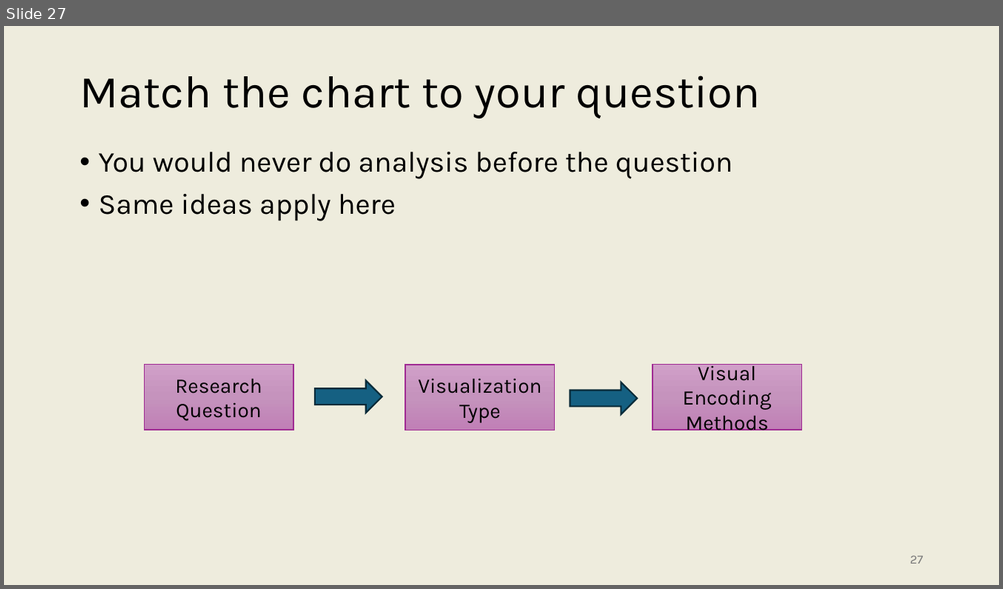
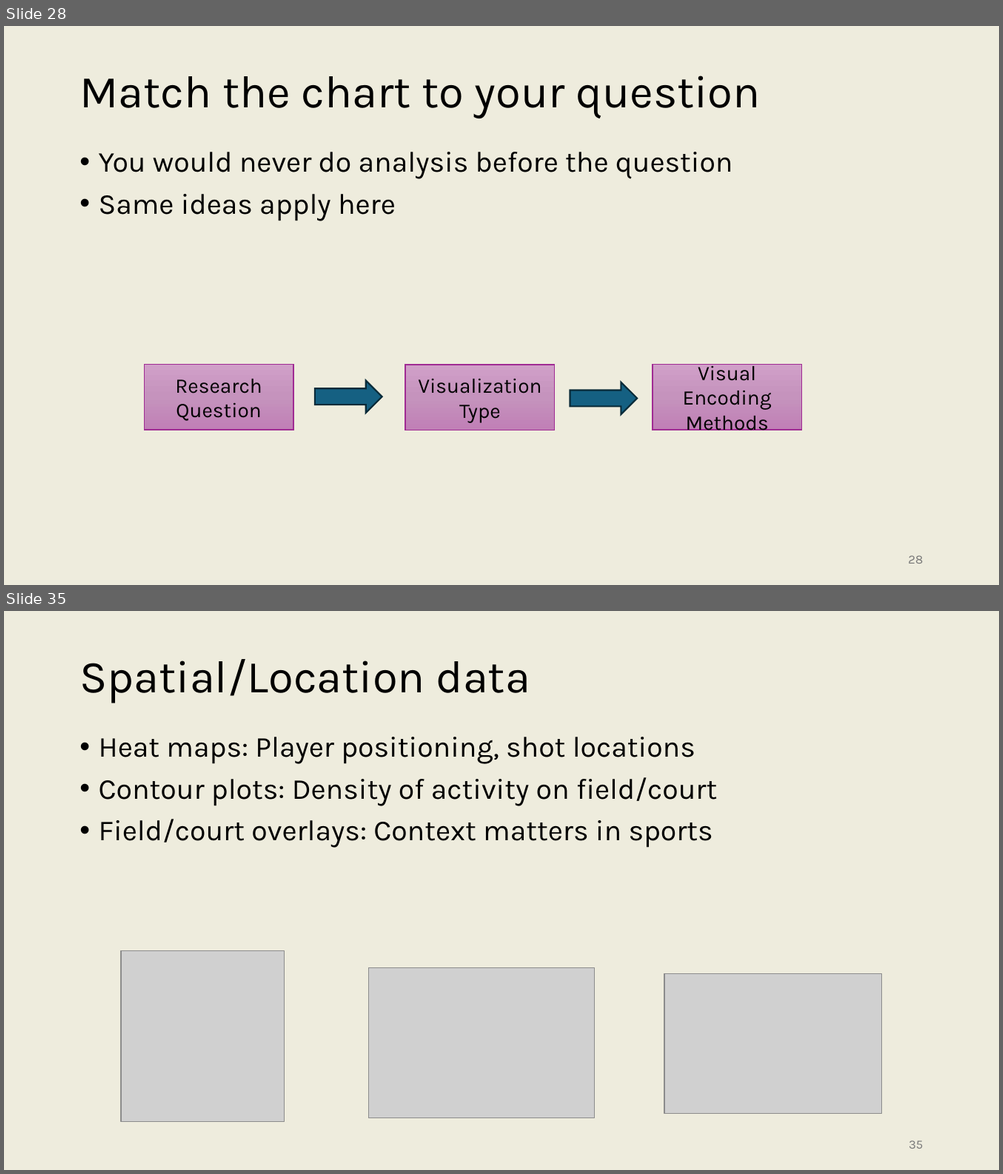
Before and after one commit to onishisaryu/HES-3000-Sports-Data-Analytics, a slide deck: pptx/Lecture7.pptx. Shown one above the other, each under a label of ours: slide 27 before the commit, slides 28 and 35 after it; the slides between them are not shown. The pictures are 1003x589 and 1003x1174 pixels, drawn with LibreOffice and Linux fonts; fonts in the diff are those of the drawing; grey boxes stand for pictures. Boxes give left, top, right and bottom in pixels: in the first picture for what was removed or moved away, otherwise in the second. Text is boxed around its words. In the diff, an @@ line names an element or a change of style, - is before the commit and + after.

```diff
--- a/pptx/Lecture7.pptx
+++ b/pptx/Lecture7.pptx
@@ slide 35 added at (x1=4, y1=611, x2=999, y2=1170), background #EEECDD @@
@@ title added at (x1=79, y1=659, x2=530, y2=703), 44 pt, text #000000 @@
+Spatial/Location data
@@ text added at (x1=99, y1=737, x2=717, y2=848), 28 pt, text #000000 @@
+• Heat maps: Player positioning, shot locations
+• Contour plots: Density of activity on field/court
+• Field/court overlays: Context matters in sports
@@ picture added at (x1=121, y1=951, x2=284, y2=1122) @@
@@ picture added at (x1=368, y1=968, x2=594, y2=1119) @@
@@ picture added at (x1=664, y1=974, x2=882, y2=1115) @@
@@ page number added at (x1=908, y1=1141, x2=922, y2=1149), 12 pt, text #797979 @@
+35
@@ what was slide 27 is now slide 28 @@
@@ page number at (x1=908, y1=556, x2=922, y2=564): text changed @@
-27
+28
```
Also in this commit, not shown: 3 slides changed, 7 other slides added, 4 slides removed.
